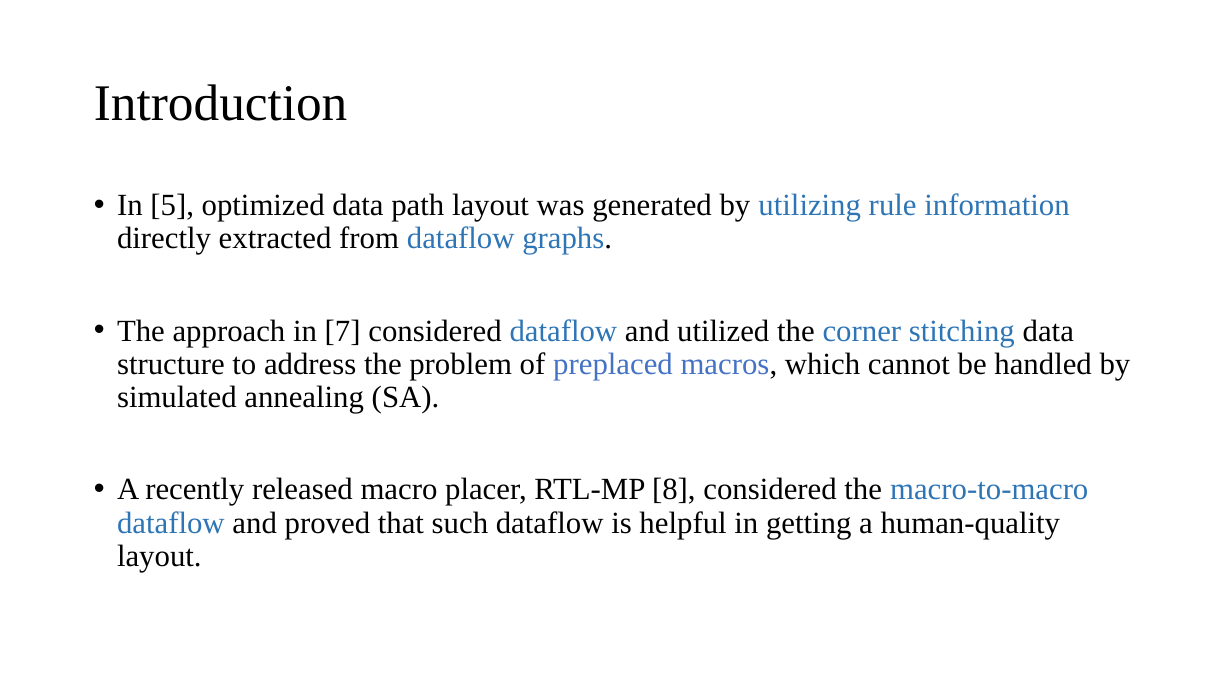
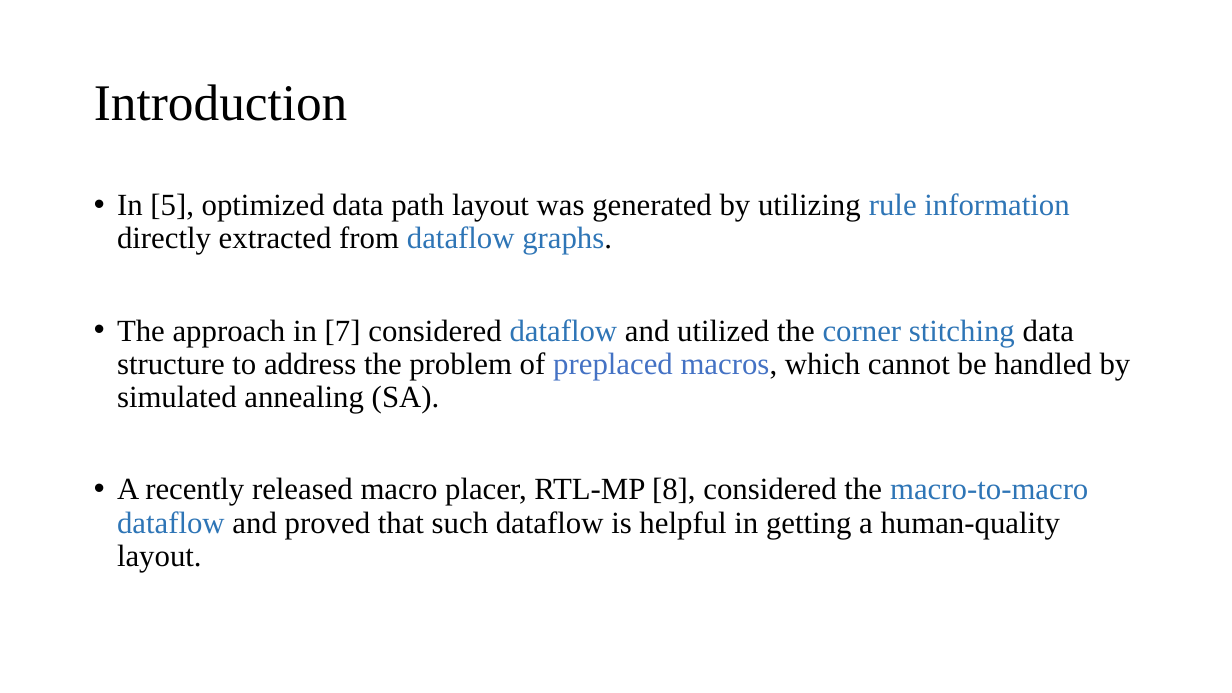
Before and after one commit to demon02130101/Lab, a slide deck: slide 5 of PPT/Standard Cell Do Matter.pptx. Drawn at 1232x693 pixels with LibreOffice and Linux fonts; fonts in the diff are those of the drawing. Boxes give left, top, right and bottom in pixels: in the first picture for what was removed or moved away, otherwise in the second. Text is boxed around its words. In the diff, an @@ line names an element or a change of style, - is before the commit and + after.

```diff
--- a/PPT/Standard Cell Do Matter.pptx
+++ b/PPT/Standard Cell Do Matter.pptx
@@ text at <box>117,193,1069,255</box>: text colour #2E75B6 to #000000 in "utilizing" @@
```
Also in this commit, not shown: 2 other slides changed, 1 other file.
